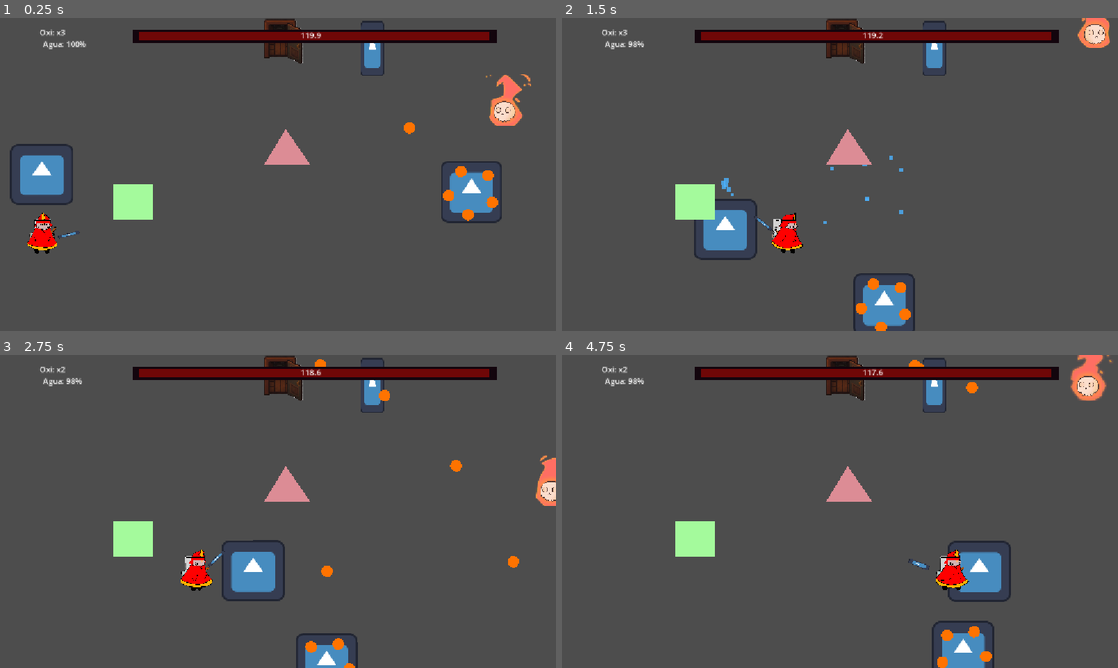
Above: before the commit, frames 1-4 (two rows, left to right).
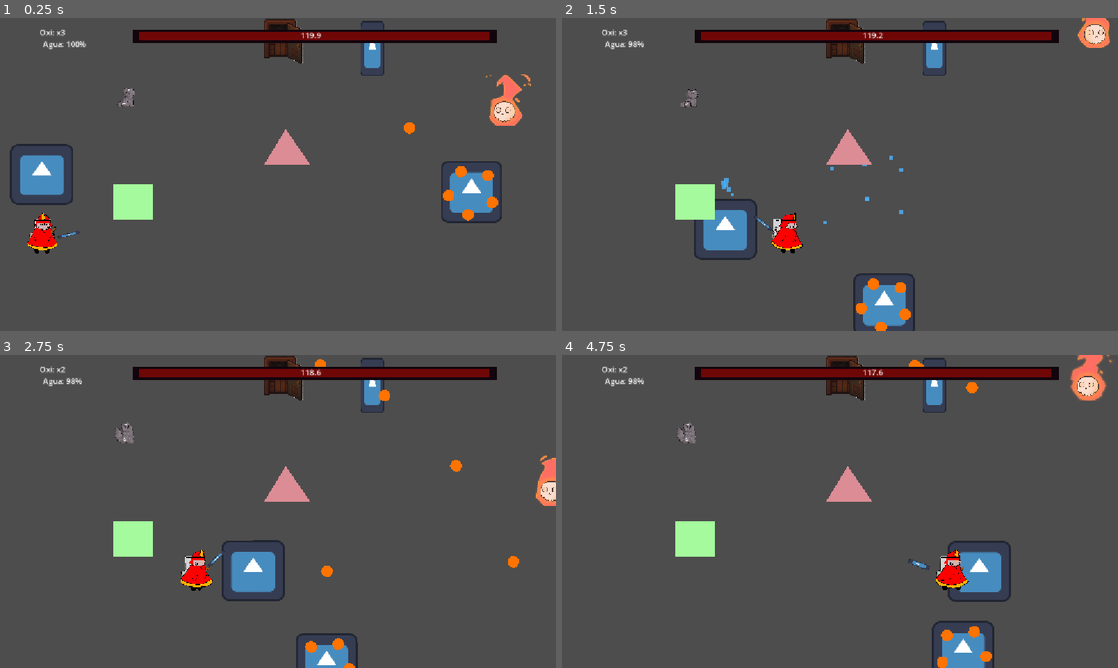
Above: after the commit, the same moments.

Repository: gsMolina02/GameJam
Game: Godot game, scene res://Scenes/escena_prueba.tscn
Two runs of this game, one before a commit and one after it. Both use one fixed random seed, a clock stepped at 60 frames per second and the inputs below. This scene is started directly instead of the project's main scene. The engine's default icon, where the game draws it, is replaced by a stand-in: a white triangle on a blue panel in a dark square.
Inputs (mouse positions are in pixels of both pictures, inside the frame that each line leads up to):
- Up to frame 1 (0.25 s): no input
- Up to frame 2 (1.5 s): tap Enter (ui_accept) at 0.5, 0.77 s; move the mouse to (962, 158) at 0.52 s; hold D (right) from 0.53 s (still down); tap F (interact) at 0.6 s; click (962, 158) at 0.67 s; move the mouse to (728, 190) at 1.27 s; click (728, 190) at 1.35 s
- Up to frame 3 (2.75 s): tap Enter (ui_accept) at 1.52 s; tap F (interact) at 1.55, 2.1 s; move the mouse to (333, 442) at 2.02 s; release D (right) at 2.03 s; hold A (left) from 2.03 s (still down)
- Up to frame 4 (4.75 s): move the mouse to (812, 574) at 2.77 s; release A (left) at 2.78 s; hold D (right) 2.78-4.28 s; right-click (812, 574) at 2.85 s; click (812, 574) at 2.92 s; tap Enter (ui_accept) at 3.02, 3.77, 4.52 s; tap F (interact) at 3.05, 3.6, 4.55 s; move the mouse to (1006, 558) at 3.52 s; move the mouse to (673, 464) at 4.27 s; hold A (left) from 4.28 s (still down); click (673, 464) at 4.35 s

The runs differ from the first frame. In frame 1, 0.1% of the frame differs, in the area x 21-25%, y 22-29%; in frame 2, 0.1%; in frame 3, 0.2%, in the area x 20-25%, y 21-29%; in frame 4, 0.2%.

Commit message:
gatos salvaddos

Diff:
--- /dev/null
+++ b/BomberoMichiGame/Assets/gatos/gato_gris_frames.tres
@@ -0,0 +1,9 @@
+[gd_resource type="SpriteFrames" format=3 uid="uid://c7mwjqvs16yfb"]
+
+[resource]
+animations = [{
+"frames": [],
+"loop": true,
+"name": &"idle",
+"speed": 5.0
+}]
--- /dev/null
+++ b/BomberoMichiGame/Scenes/Entities/gato_gris.tscn
@@ -0,0 +1,76 @@
+[gd_scene load_steps=14 format=3 uid="uid://b4cinnlduff6a"]
+
+[ext_resource type="Script" uid="uid://djsk1ifbgi5vn" path="res://Scripts/gato_salvado.gd" id="1_hjnvh"]
+[ext_resource type="Texture2D" uid="uid://1sm8wmj4vqxn" path="res://Assets/gatos/GatoGris_0000.png" id="2_dlvdj"]
+[ext_resource type="Texture2D" uid="uid://ni0a844gtntv" path="res://Assets/gatos/GatoGris_0001.png" id="3_n8e8k"]
+[ext_resource type="Texture2D" uid="uid://hl168pvc12i4" path="res://Assets/gatos/GatoGris_0002.png" id="4_2wd51"]
+[ext_resource type="Texture2D" uid="uid://cxkef8b6p0b61" path="res://Assets/gatos/GatoGris_0003.png" id="5_k23bb"]
+[ext_resource type="Texture2D" uid="uid://bxculnt7fkgvm" path="res://Assets/gatos/GatoGris_0004.png" id="6_fkerq"]
+[ext_resource type="Texture2D" uid="uid://2lj3c4jviqoj" path="res://Assets/gatos/GatoGris_0005.png" id="7_flcw3"]
+[ext_resource type="Texture2D" uid="uid://bjof4uwblp88a" path="res://Assets/gatos/GatoGris_0006.png" id="8_rsrxt"]
+[ext_resource type="Texture2D" uid="uid://dnbgliwhjymol" path="res://Assets/gatos/GatoGris_0007.png" id="9_u16ya"]
+[ext_resource type="Texture2D" uid="uid://dhsl5ax2ot2s0" path="res://Assets/gatos/GatoGris_0008.png" id="10_jrm8d"]
+[ext_resource type="Texture2D" uid="uid://dkncjg41ic3nk" path="res://Assets/gatos/GatoGris_0009.png" id="11_p4b5r"]
+
+[sub_resource type="SpriteFrames" id="SpriteFrames_rqsat"]
+animations = [{
+"frames": [{
+"duration": 1.0,
+"texture": ExtResource("2_dlvdj")
+}, {
+"duration": 1.0,
+"texture": ExtResource("3_n8e8k")
+}, {
+"duration": 1.0,
+"texture": ExtResource("4_2wd51")
+}, {
+"duration": 1.0,
+"texture": ExtResource("5_k23bb")
+}, {
+"duration": 1.0,
+"texture": ExtResource("6_fkerq")
+}, {
+"duration": 1.0,
+"texture": ExtResource("7_flcw3")
+}, {
+"duration": 1.0,
+"texture": ExtResource("8_rsrxt")
+}, {
+"duration": 1.0,
+"texture": ExtResource("9_u16ya")
+}, {
+"duration": 1.0,
+"texture": ExtResource("10_jrm8d")
+}, {
+"duration": 1.0,
+"texture": ExtResource("11_p4b5r")
+}],
+"loop": true,
+"name": &"default",
+"speed": 10.0
+}]
+
+[sub_resource type="RectangleShape2D" id="RectangleShape2D_bpr4t"]
+
+[node name="GatoGris" type="Node2D"]
+position = Vector2(-276, -195)
+script = ExtResource("1_hjnvh")
+nombre_gato = "rengar"
+mensaje_agradecimiento = "¡Miau! Onichan"
+
+[node name="AnimatedSprite2D" type="AnimatedSprite2D" parent="."]
+position = Vector2(554, 356.00003)
+scale = Vector2(0.05, 0.05)
+sprite_frames = SubResource("SpriteFrames_rqsat")
+autoplay = "default"
+frame = 6
+frame_progress = 0.61019325
+
+[node name="Area2D" type="Area2D" parent="."]
+position = Vector2(558, 361)
+scale = Vector2(10, 10)
+
+[node name="CollisionShape2D" type="CollisionShape2D" parent="Area2D"]
+position = Vector2(516.1, 330.59998)
+scale = Vector2(10, 10)
+shape = SubResource("RectangleShape2D_bpr4t")
--- /dev/null
+++ b/BomberoMichiGame/Scenes/Entities/gato_naranjoso.tscn
@@ -0,0 +1,76 @@
+[gd_scene load_steps=14 format=3 uid="uid://djbbvmt4xxank"]
+
+[ext_resource type="Script" uid="uid://djsk1ifbgi5vn" path="res://Scripts/gato_salvado.gd" id="1_geexe"]
+[ext_resource type="Texture2D" uid="uid://dm8fukan56wto" path="res://Assets/gatos/gatoNaranjoso_0000.png" id="2_swses"]
+[ext_resource type="Texture2D" uid="uid://dhww1031gs2j6" path="res://Assets/gatos/gatoNaranjoso_0001.png" id="3_wvl8w"]
+[ext_resource type="Texture2D" uid="uid://dsa6uciqxak5q" path="res://Assets/gatos/gatoNaranjoso_0002.png" id="4_0nr78"]
+[ext_resource type="Texture2D" uid="uid://c1ecgk40ypib8" path="res://Assets/gatos/gatoNaranjoso_0003.png" id="5_btuma"]
+[ext_resource type="Texture2D" uid="uid://c5setty3riuwh" path="res://Assets/gatos/gatoNaranjoso_0004.png" id="6_il4t7"]
+[ext_resource type="Texture2D" uid="uid://cw7w7osdxwajt" path="res://Assets/gatos/gatoNaranjoso_0005.png" id="7_1xf56"]
+[ext_resource type="Texture2D" uid="uid://bvax017sohh3" path="res://Assets/gatos/gatoNaranjoso_0006.png" id="8_p1hlu"]
+[ext_resource type="Texture2D" uid="uid://ujv8hsqolkyv" path="res://Assets/gatos/gatoNaranjoso_0007.png" id="9_knhd0"]
+[ext_resource type="Texture2D" uid="uid://b5d4bn8o48ofb" path="res://Assets/gatos/gatoNaranjoso_0008.png" id="10_isekp"]
+[ext_resource type="Texture2D" uid="uid://div5txc8cco" path="res://Assets/gatos/gatoNaranjoso_0009.png" id="11_4uh8g"]
+
+[sub_resource type="SpriteFrames" id="SpriteFrames_rqsat"]
+animations = [{
+"frames": [{
+"duration": 1.0,
+"texture": ExtResource("2_swses")
+}, {
+"duration": 1.0,
+"texture": ExtResource("3_wvl8w")
+}, {
+"duration": 1.0,
+"texture": ExtResource("4_0nr78")
+}, {
+"duration": 1.0,
+"texture": ExtResource("5_btuma")
+}, {
+"duration": 1.0,
+"texture": ExtResource("6_il4t7")
+}, {
+"duration": 1.0,
+"texture": ExtResource("7_1xf56")
+}, {
+"duration": 1.0,
+"texture": ExtResource("8_p1hlu")
+}, {
+"duration": 1.0,
+"texture": ExtResource("9_knhd0")
+}, {
+"duration": 1.0,
+"texture": ExtResource("10_isekp")
+}, {
+"duration": 1.0,
+"texture": ExtResource("11_4uh8g")
+}],
+"loop": true,
+"name": &"idle",
+"speed": 10.0
+}]
+
+[sub_resource type="RectangleShape2D" id="RectangleShape2D_bpr4t"]
+
+[node name="GatoGris" type="Node2D"]
+position = Vector2(-394, -197)
+script = ExtResource("1_geexe")
+nombre_gato = "Pelusa"
+mensaje_agradecimiento = "Woof! woof!"
+
+[node name="AnimatedSprite2D" type="AnimatedSprite2D" parent="."]
+position = Vector2(554, 356.00003)
+scale = Vector2(0.05, 0.05)
+sprite_frames = SubResource("SpriteFrames_rqsat")
+animation = &"idle"
+autoplay = "idle"
+frame_progress = 0.7869946
+
+[node name="Area2D" type="Area2D" parent="."]
+position = Vector2(558, 361)
+scale = Vector2(10, 10)
+
+[node name="CollisionShape2D" type="CollisionShape2D" parent="Area2D"]
+position = Vector2(516.1, 330.59998)
+scale = Vector2(10, 10)
+shape = SubResource("RectangleShape2D_bpr4t")
--- /dev/null
+++ b/BomberoMichiGame/Scenes/Entities/gato_negro.tscn
@@ -0,0 +1,77 @@
+[gd_scene load_steps=14 format=3 uid="uid://derbkobkcr2n3"]
+
+[ext_resource type="Script" uid="uid://djsk1ifbgi5vn" path="res://Scripts/gato_salvado.gd" id="1_fo4bs"]
+[ext_resource type="Texture2D" uid="uid://6hu4idhv55st" path="res://Assets/gatos/gatoNegro_0000.png" id="2_t1wok"]
+[ext_resource type="Texture2D" uid="uid://rw2ihsv6m3uc" path="res://Assets/gatos/gatoNegro_0001.png" id="3_bji5m"]
+[ext_resource type="Texture2D" uid="uid://cdokxxq22esyf" path="res://Assets/gatos/gatoNegro_0002.png" id="4_oj3s2"]
+[ext_resource type="Texture2D" uid="uid://c01hjyqr5cb8x" path="res://Assets/gatos/gatoNegro_0003.png" id="5_hv8yx"]
+[ext_resource type="Texture2D" uid="uid://v6ax3fn44c4r" path="res://Assets/gatos/gatoNegro_0004.png" id="6_di5rc"]
+[ext_resource type="Texture2D" uid="uid://cogecbrqp04dr" path="res://Assets/gatos/gatoNegro_0005.png" id="7_62goq"]
+[ext_resource type="Texture2D" uid="uid://cord46485p7e2" path="res://Assets/gatos/gatoNegro_0006.png" id="8_p2qy8"]
+[ext_resource type="Texture2D" uid="uid://jd5lasnlhw8g" path="res://Assets/gatos/gatoNegro_0007.png" id="9_e612a"]
+[ext_resource type="Texture2D" uid="uid://qddh3q88b76d" path="res://Assets/gatos/gatoNegro_0008.png" id="10_8if6w"]
+[ext_resource type="Texture2D" uid="uid://t1gfw7265n2m" path="res://Assets/gatos/gatoNegro_0009.png" id="11_qvgig"]
+
+[sub_resource type="SpriteFrames" id="SpriteFrames_rqsat"]
+animations = [{
+"frames": [{
+"duration": 1.0,
+"texture": ExtResource("2_t1wok")
+}, {
+"duration": 1.0,
+"texture": ExtResource("3_bji5m")
+}, {
+"duration": 1.0,
+"texture": ExtResource("4_oj3s2")
+}, {
+"duration": 1.0,
+"texture": ExtResource("5_hv8yx")
+}, {
+"duration": 1.0,
+"texture": ExtResource("6_di5rc")
+}, {
+"duration": 1.0,
+"texture": ExtResource("7_62goq")
+}, {
+"duration": 1.0,
+"texture": ExtResource("8_p2qy8")
+}, {
+"duration": 1.0,
+"texture": ExtResource("9_e612a")
+}, {
+"duration": 1.0,
+"texture": ExtResource("10_8if6w")
+}, {
+"duration": 1.0,
+"texture": ExtResource("11_qvgig")
+}],
+"loop": true,
+"name": &"idle",
+"speed": 10.0
+}]
+
+[sub_resource type="RectangleShape2D" id="RectangleShape2D_bpr4t"]
+
+[node name="GatoGris" type="Node2D"]
+position = Vector2(-409, -133)
+script = ExtResource("1_fo4bs")
+nombre_gato = "Miki"
+mensaje_agradecimiento = "Hola uwu"
+
+[node name="AnimatedSprite2D" type="AnimatedSprite2D" parent="."]
+position = Vector2(554, 356.00003)
+scale = Vector2(0.05, 0.05)
+sprite_frames = SubResource("SpriteFrames_rqsat")
+animation = &"idle"
+autoplay = "idle"
+frame = 2
+frame_progress = 0.90423393
+
+[node name="Area2D" type="Area2D" parent="."]
+position = Vector2(558, 361)
+scale = Vector2(10, 10)
+
+[node name="CollisionShape2D" type="CollisionShape2D" parent="Area2D"]
+position = Vector2(516.1, 330.59998)
+scale = Vector2(10, 10)
+shape = SubResource("RectangleShape2D_bpr4t")
--- /dev/null
+++ b/BomberoMichiGame/Scenes/Entities/gato_salvado.tscn
@@ -0,0 +1,23 @@
+[gd_scene load_steps=4 format=3 uid="uid://btkxymwivdjbi"]
+
+[ext_resource type="Script" uid="uid://djsk1ifbgi5vn" path="res://Scripts/gato_salvado.gd" id="1_308bs"]
+[ext_resource type="Texture2D" uid="uid://bdyccfw3hayh4" path="res://Assets/gatobarato.png" id="2_65uf7"]
+
+[sub_resource type="RectangleShape2D" id="RectangleShape2D_0k2g1"]
+size = Vector2(61, 96)
+
+[node name="GatoSalvado" type="Node2D"]
+script = ExtResource("1_308bs")
+nombre_gato = "rengar"
+mensaje_agradecimiento = "¡Miau! Onichan"
+
+[node name="Sprite2D" type="Sprite2D" parent="."]
+position = Vector2(70, 59.00003)
+scale = Vector2(0.31388894, 0.28888887)
+texture = ExtResource("2_65uf7")
+
+[node name="InteraccionArea" type="Area2D" parent="."]
+
+[node name="CollisionShape2D" type="CollisionShape2D" parent="InteraccionArea"]
+position = Vector2(75.5, 61)
+shape = SubResource("RectangleShape2D_0k2g1")
--- a/BomberoMichiGame/Scenes/Levels/cuarto_2.tscn
+++ b/BomberoMichiGame/Scenes/Levels/cuarto_2.tscn
@@ -32,5 +32,9 @@
 
 [node name="RoomManager" type="Node" parent="."]
 script = ExtResource("5_bix44")
+vida_maxima_habitacion = 60.0
 enemigos_requeridos = 1
-fuegos_requeridos = 1
+fuegos_requeridos = 2
+spawner_gato_al_completar = true
+gato_scene_path = "res://Scenes/Entities/gato_salvado.tscn"
+posicion_spawn_gato = Vector2(432, 300)
--- a/BomberoMichiGame/Scenes/escena_prueba.tscn
+++ b/BomberoMichiGame/Scenes/escena_prueba.tscn
@@ -9,9 +9,10 @@
 [ext_resource type="PackedScene" uid="uid://bmhb6a78qs4n" path="res://Objects/Boxes/box.tscn" id="5_gdsp3"]
 [ext_resource type="PackedScene" uid="uid://bwg0w8g826tus" path="res://Scenes/Entities/tanque_oxigeno.tscn" id="5_qjlt0"]
 [ext_resource type="PackedScene" uid="uid://dl17mnvx428mm" path="res://Scenes/UI/hud.tscn" id="6_qjlt0"]
-[ext_resource type="PackedScene" uid="uid://bkxihhd4v43qm" path="res://Interfaces/puse_menu.tscn" id="7_pause"]
+[ext_resource type="PackedScene" path="res://Interfaces/puse_menu.tscn" id="7_pause"]
 [ext_resource type="PackedScene" uid="uid://oysdlu64rb7d" path="res://Scenes/Entities/puerta.tscn" id="11_p5njm"]
-[ext_resource type="Script" path="res://Scripts/room_manager.gd" id="12_p5njm"]
+[ext_resource type="Script" uid="uid://bmi6b0xff8sy" path="res://Scripts/room_manager.gd" id="12_p5njm"]
+[ext_resource type="PackedScene" uid="uid://b4cinnlduff6a" path="res://Scenes/Entities/gato_gris.tscn" id="13_u1sv6"]
 
 [node name="escenaPrueba" type="Node2D"]
 position = Vector2(428, 355)
@@ -58,3 +59,7 @@
 vida_maxima_habitacion = 120.0
 enemigos_requeridos = 2
 fuegos_requeridos = 1
+
+[node name="GatoGris" parent="." instance=ExtResource("13_u1sv6")]
+position = Vector2(-719, -551)
+mostrar_dialogo_automatico = false
--- /dev/null
+++ b/BomberoMichiGame/Scripts/gato_salvado.gd
@@ -0,0 +1,197 @@
+extends Node2D
+
+# Configuración del diálogo
+@export var nombre_gato: String = "Miel"
+@export var mensaje_agradecimiento: String = "¡Miau! Gracias por salvarme~"
+@export var mostrar_dialogo_automatico: bool = true
+
+# Referencias
+var dialogo_activo: bool = false
+var jugador_cerca: bool = false
+var label_interactuar: Label = null
+var dialogo_ui: Control = null
+
+# Señal para cuando el jugador interactúa
+signal dialogo_iniciado
+signal dialogo_terminado
+
+func _ready():
+	# Configurar para que funcione durante pausa
+	process_mode = Node.PROCESS_MODE_ALWAYS
+
+	# Agregar al grupo de gatos salvados
+	add_to_group("gatos_salvados")
+	print("🐱 Gato", nombre_gato, "agregado al grupo 'gatos_salvados'")
+
+	# Crear label de interacción
+	label_interactuar = Label.new()
+	label_interactuar.text = "[F] Hablar"
+	label_interactuar.position = Vector2(-30, -80)
+	label_interactuar.visible = false
+	label_interactuar.add_theme_color_override("font_color", Color.YELLOW)
+	add_child(label_interactuar)
+
+	# Buscar el Area2D de interacción (debe estar en la escena)
+	if has_node("InteractionArea"):
+		var area = $InteractionArea
+		area.body_entered.connect(_on_interaction_area_body_entered)
+		area.body_exited.connect(_on_interaction_area_body_exited)
+
+	print("🐱 Gato", nombre_gato, "salvado apareció en la escena")
+
+	# Solo mostrar diálogo automático si está configurado
+	# El RoomManager puede desactivar esto para controlarlo manualmente
+	if mostrar_dialogo_automatico:
+		await get_tree().create_timer(0.5).timeout
+		_mostrar_dialogo()
+
+func _physics_process(_delta: float) -> void:
+	# Detectar si el jugador presiona F cuando está cerca
+	if jugador_cerca and not dialogo_activo:
+		if Input.is_action_just_pressed("interact"):
+			_mostrar_dialogo()
+
+func _on_interaction_area_body_entered(body: Node2D) -> void:
+	if body.is_in_group("player_main"):
+		jugador_cerca = true
+		if label_interactuar and not dialogo_activo:
+			label_interactuar.visible = true
+
+func _on_interaction_area_body_exited(body: Node2D) -> void:
+	if body.is_in_group("player_main"):
+		jugador_cerca = false
+		if label_interactuar:
+			label_interactuar.visible = false
+
+func _mostrar_dialogo() -> void:
+	if dialogo_activo:
+		print("⚠️ Diálogo ya está activo")
+		return
+
+	print("💬 Mostrando diálogo del gato:", nombre_gato)
+	print("  Mensaje:", mensaje_agradecimiento)
+
+	dialogo_activo = true
+	emit_signal("dialogo_iniciado")
+
+	# Pausar el juego para que el jugador lea
+	get_tree().paused = true
+	print("⏸️ Juego pausado para el diálogo")
+
+	# Ocultar label de interacción
+	if label_interactuar:
+		label_interactuar.visible = false
+
+	# Crear UI de diálogo
+	_crear_dialogo_ui()
+
+func _crear_dialogo_ui() -> void:
+	print("🎨 Creando UI del diálogo...")
+
+	# Crear CanvasLayer para que aparezca sobre toda la pantalla
+	var canvas_layer = CanvasLayer.new()
+	canvas_layer.name = "DialogoCanvasLayer"
+	canvas_layer.layer = 100  # Asegurar que esté encima de todo
+	canvas_layer.process_mode = Node.PROCESS_MODE_ALWAYS  # Funcionar durante pausa
+
+	# Crear contenedor principal
+	dialogo_ui = Control.new()
+	dialogo_ui.name = "DialogoGato"
+	dialogo_ui.set_anchors_preset(Control.PRESET_FULL_RECT)  # Ocupar toda la pantalla
+	canvas_layer.add_child(dialogo_ui)
+
+	# Panel de fondo semi-transparente para toda la pantalla
+	var overlay = ColorRect.new()
+	overlay.color = Color(0, 0, 0, 0.5)  # Negro semi-transparente
+	overlay.set_anchors_preset(Control.PRESET_FULL_RECT)
+	dialogo_ui.add_child(overlay)
+
+	# Panel del diálogo (centrado en la pantalla)
+	var panel = Panel.new()
+	panel.custom_minimum_size = Vector2(500, 150)
+	panel.position = Vector2(400, 250)  # Centrado aproximado (ajustar según resolución)
+	panel.size = Vector2(500, 150)
+	dialogo_ui.add_child(panel)
+
+	# Contenedor vertical
+	var vbox = VBoxContainer.new()
+	vbox.position = Vector2(20, 20)
+	vbox.custom_minimum_size = Vector2(460, 110)
+	panel.add_child(vbox)
+
+	# Label del nombre
+	var nombre_label = Label.new()
+	nombre_label.text = "🐱 Gato " + nombre_gato + ":"
+	nombre_label.add_theme_color_override("font_color", Color.ORANGE)
+	nombre_label.add_theme_font_size_override("font_size", 24)
+	vbox.add_child(nombre_label)
+
+	# Espaciador
+	var spacer1 = Control.new()
+	spacer1.custom_minimum_size = Vector2(0, 10)
+	vbox.add_child(spacer1)
+
+	# Label del mensaje
+	var mensaje_label = Label.new()
+	mensaje_label.text = mensaje_agradecimiento
+	mensaje_label.add_theme_color_override("font_color", Color.WHITE)
+	mensaje_label.add_theme_font_size_override("font_size", 18)
+	mensaje_label.autowrap_mode = TextServer.AUTOWRAP_WORD_SMART
+	mensaje_label.custom_minimum_size.x = 460
+	vbox.add_child(mensaje_label)
+
+	# Espaciador
+	var spacer2 = Control.new()
+	spacer2.custom_minimum_size = Vector2(0, 10)
+	vbox.add_child(spacer2)
+
+	# Label de instrucción
+	var instruccion_label = Label.new()
+	instruccion_label.text = "🔑 [Presiona F para continuar]"
+	instruccion_label.add_theme_color_override("font_color", Color.YELLOW)
+	instruccion_label.add_theme_font_size_override("font_size", 16)
+	instruccion_label.horizontal_alignment = HORIZONTAL_ALIGNMENT_CENTER
+	vbox.add_child(instruccion_label)
+
+	# Agregar a la escena principal (no al gato)
+	get_tree().root.add_child(canvas_layer)
+	print("✅ UI del diálogo agregada a la pantalla")
+
+	# Esperar a que el jugador presione F para cerrar
+	_esperar_cerrar_dialogo(canvas_layer)
+
+func _esperar_cerrar_dialogo(canvas_layer: CanvasLayer) -> void:
+	print("⏳ Esperando que el jugador presione F para cerrar...")
+
+	# Esperar a que presione F de nuevo
+	while true:
+		await get_tree().process_frame
+		if Input.is_action_just_pressed("interact"):
+			print("🔑 Jugador presionó F - Cerrando diálogo")
+			break
+
+	_cerrar_dialogo(canvas_layer)
+
+func _cerrar_dialogo(canvas_layer: CanvasLayer) -> void:
+	print("✅ Diálogo del gato cerrado")
+
+	# Eliminar el CanvasLayer completo (que contiene la UI)
+	if canvas_layer:
+		canvas_layer.queue_free()
+
+	dialogo_ui = null
+	dialogo_activo = false
+
+	# Despausar el juego
+	get_tree().paused = false
+	print("▶️ Juego reanudado")
+
+	emit_signal("dialogo_terminado")
+
+	# Si el jugador sigue cerca, mostrar label de nuevo
+	if jugador_cerca and label_interactuar:
+		label_interactuar.visible = true
+
+func cambiar_mensaje(nuevo_mensaje: String) -> void:
+	"""Permite cambiar el mensaje del gato"""
+	mensaje_agradecimiento = nuevo_mensaje
--- a/BomberoMichiGame/Scripts/room_manager.gd
+++ b/BomberoMichiGame/Scripts/room_manager.gd
@@ -5,6 +5,7 @@
 @export var velocidad_perdida: float = 0.5  # Vida por segundo
 @export var enemigos_requeridos: int = 0  # Auto-detectado si es 0
 @export var fuegos_requeridos: int = 0  # Auto-detectado si es 0
+@export var activar_dialogo_gato_al_completar: bool = true  # Si debe mostrar diálogo del gato al completar
 
 # Estado actual
 var vida_habitacion: float = 60.0
@@ -12,11 +13,13 @@
 var fuegos_apagados: int = 0
 var habitacion_completada: bool = false
 var perdiendo_vida: bool = true
+var gato_en_escena: Node2D = null  # Referencia al gato que ya está en la escena
 
 # Señales
 signal vida_habitacion_actualizada(vida_actual: float, vida_maxima: float)
 signal habitacion_completada_signal
 signal game_over
+signal gato_activado(gato: Node2D)
 
 func _ready():
 	vida_habitacion = vida_maxima_habitacion
@@ -30,10 +33,14 @@
 	if fuegos_requeridos == 0:
 		fuegos_requeridos = contar_fuegos()
 
+	# Buscar el gato en la escena
+	_buscar_gato_en_escena()
+
 	print("🏠 RoomManager inicializado")
 	print("  Vida habitación:", vida_habitacion)
 	print("  Enemigos a eliminar:", enemigos_requeridos)
 	print("  Fuegos a apagar:", fuegos_requeridos)
+	print("  Gato encontrado:", gato_en_escena != null)
 
 	# Conectar señales de muerte de enemigos y fuego
 	conectar_enemigos()
@@ -123,6 +130,26 @@
 	# Desbloquear puertas
 	desbloquear_puertas()
 
+	# DEBUG: Información del sistema
+	print("🔍 DEBUG - Estado del sistema de gatos:")
+	print("  activar_dialogo_gato_al_completar:", activar_dialogo_gato_al_completar)
+	print("  gato_en_escena:", gato_en_escena)
+	if gato_en_escena:
+		print("  Nombre del gato:", gato_en_escena.name)
+		print("  Tiene método _mostrar_dialogo:", gato_en_escena.has_method("_mostrar_dialogo"))
+
+	# Activar diálogo del gato si está habilitado y hay un gato en la escena
+	if activar_dialogo_gato_al_completar and gato_en_escena:
+		print("✅ Intentando activar diálogo del gato...")
+		_activar_dialogo_gato()
+	elif not activar_dialogo_gato_al_completar:
+		print("⚠️ activar_dialogo_gato_al_completar está en false")
+	elif not gato_en_escena:
+		print("⚠️ gato_en_escena es null - buscando de nuevo...")
+		_buscar_gato_en_escena()
+		if gato_en_escena:
+			_activar_dialogo_gato()
+
 func desbloquear_puertas() -> void:
 	var puertas = get_tree().get_nodes_in_group("puertas")
 	for puerta in puertas:
@@ -136,3 +163,46 @@
 
 	# Pausar el juego
 	get_tree().paused = true
+
+func _buscar_gato_en_escena() -> void:
+	"""Busca el gato que ya está en la escena"""
+	# Primero buscar por grupo
+	var gatos = get_tree().get_nodes_in_group("gatos_salvados")
+	if gatos.size() > 0:
+		gato_en_escena = gatos[0]
+		print("🐱 Gato encontrado por grupo:", gato_en_escena.name)
+	else:
+		# Si no hay en el grupo, buscar por nombre que contenga "Gato"
+		var escena = get_tree().current_scene
+		for child in escena.get_children():
+			if "Gato" in child.name and child.has_method("_mostrar_dialogo"):
+				gato_en_escena = child
+				print("🐱 Gato encontrado por nombre:", gato_en_escena.name)
+				break
+
+	if gato_en_escena:
+		# Desactivar el diálogo automático si el gato lo tiene
+		if "mostrar_dialogo_automatico" in gato_en_escena:
+			gato_en_escena.mostrar_dialogo_automatico = false
+			print("  Diálogo automático desactivado - se mostrará al completar")
+	else:
+		print("⚠️ No se encontró ningún gato en la escena")
+
+func _activar_dialogo_gato() -> void:
+	"""Activa el diálogo del gato cuando se completa la habitación"""
+	if not gato_en_escena:
+		print("❌ ERROR: gato_en_escena es null en _activar_dialogo_gato")
+		return
+
+	print("💬 Activando diálogo del gato...")
+	print("  Gato:", gato_en_escena.name)
+
+	# Si el gato tiene un método para mostrar diálogo, llamarlo
+	if gato_en_escena.has_method("_mostrar_dialogo"):
+		print("✅ Llamando _mostrar_dialogo() en el gato...")
+		gato_en_escena._mostrar_dialogo()
+		emit_signal("gato_activado", gato_en_escena)
+		print("✅ Señal gato_activado emitida")
+	else:
+		push_warning("⚠️ El gato no tiene el método _mostrar_dialogo()")
+		print("  Métodos disponibles en el gato:", gato_en_escena.get_method_list())
Binary file added: BomberoMichiGame/Assets/gatobarato.png
Not shown, added: BomberoMichiGame/Assets/gatobarato.png.import
Binary file added: BomberoMichiGame/Assets/gatos/GatoGris_0000.png
Not shown, added: BomberoMichiGame/Assets/gatos/GatoGris_0000.png.import
Binary file added: BomberoMichiGame/Assets/gatos/GatoGris_0001.png
Not shown, added: BomberoMichiGame/Assets/gatos/GatoGris_0001.png.import
Binary file added: BomberoMichiGame/Assets/gatos/GatoGris_0002.png
Not shown, added: BomberoMichiGame/Assets/gatos/GatoGris_0002.png.import
Binary file added: BomberoMichiGame/Assets/gatos/GatoGris_0003.png
Not shown, added: BomberoMichiGame/Assets/gatos/GatoGris_0003.png.import
Binary file added: BomberoMichiGame/Assets/gatos/GatoGris_0004.png
Not shown, added: BomberoMichiGame/Assets/gatos/GatoGris_0004.png.import
(and 52 more such lines)
